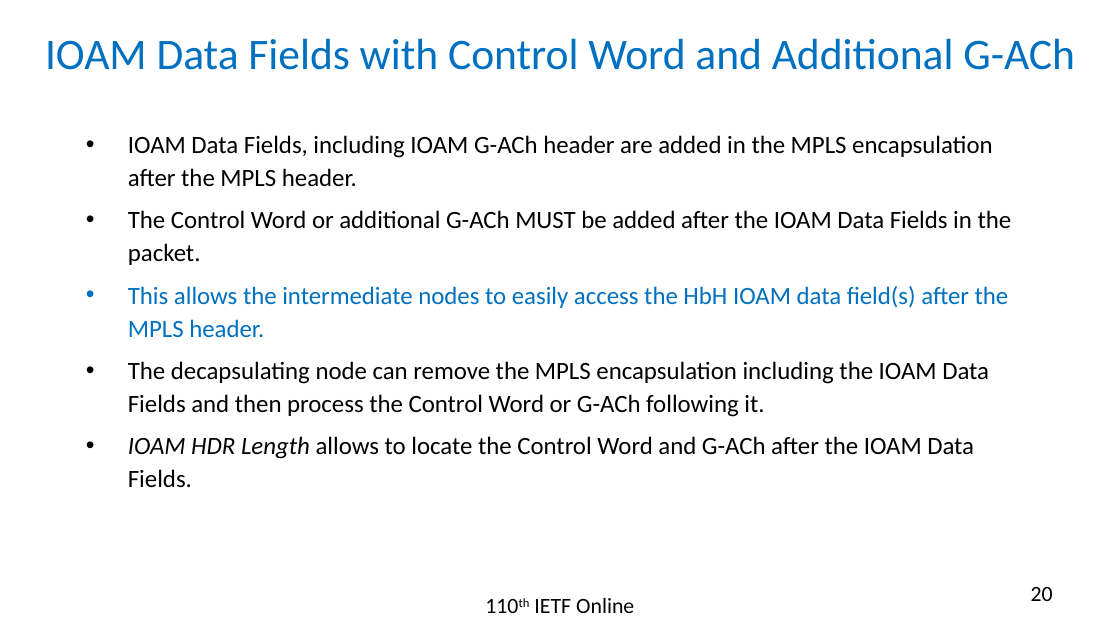
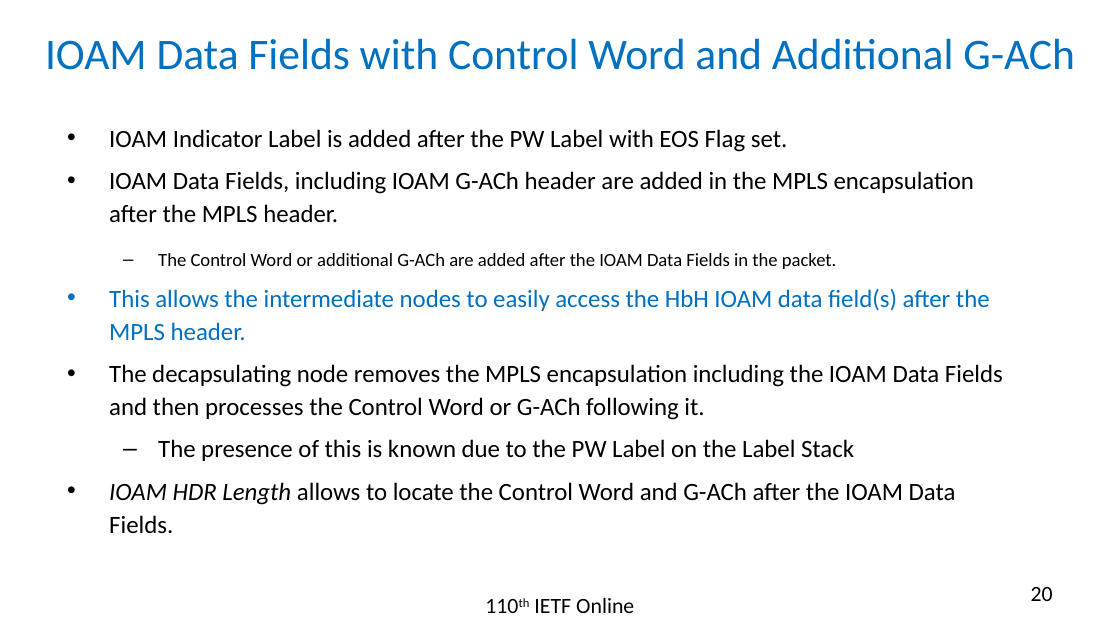
Before and after one commit to rakgandhi/ietf-slides, a slide deck: slide 20 of draft-gandhi-mpls-ioam-sr-06.pptx. Drawn at 1120x630 pixels with LibreOffice and Linux fonts; fonts in the diff are those of the drawing. Boxes give left, top, right and bottom in pixels: in the first picture for what was removed or moved away, otherwise in the second. Text is boxed around its words. In the diff, an @@ line names an element or a change of style, - is before the commit and + after.

```diff
--- a/draft-gandhi-mpls-ioam-sr-06.pptx
+++ b/draft-gandhi-mpls-ioam-sr-06.pptx
@@ text "IOAM Indicator Label is added ...": place and size @@
-text "IOAM Indicator Label is added ..." at [128, 135, 1012, 488]
+text "IOAM Indicator Label is added ..." at [109, 129, 1003, 533]
@@ text at [109, 129, 788, 152]: paragraph added @@
+• IOAM Indicator Label is added after the PW Label with EOS Flag set.
@@ text at [158, 253, 837, 269]: text changed; size 16 to 12 pt @@
-• The Control Word or additional G-ACh MUST be added after the IOAM Data Fields in the packet.
+  – The Control Word or additional G-ACh are added after the IOAM Data Fields in the packet.
@@ text at [109, 364, 1003, 461]: text changed @@
-• The decapsulating node can remove the MPLS encapsulation including the IOAM Data Fields and then process the Control Word or G-ACh following it.
+• The decapsulating node removes the MPLS encapsulation including the IOAM Data Fields and then processes the Control Word or G-ACh following it.
+  – The presence of this is known due to the PW Label on the Label Stack
```
Also in this commit, not shown: 5 other slides changed, 1 other file.
